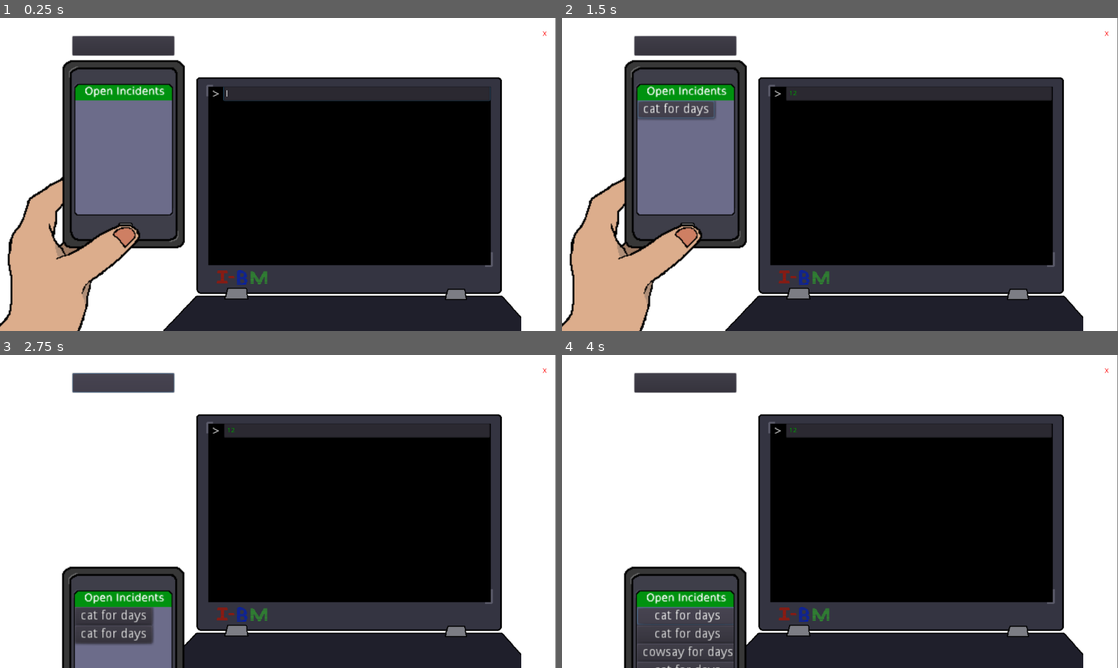
Above: before the commit, frames 1-4 (two rows, left to right).
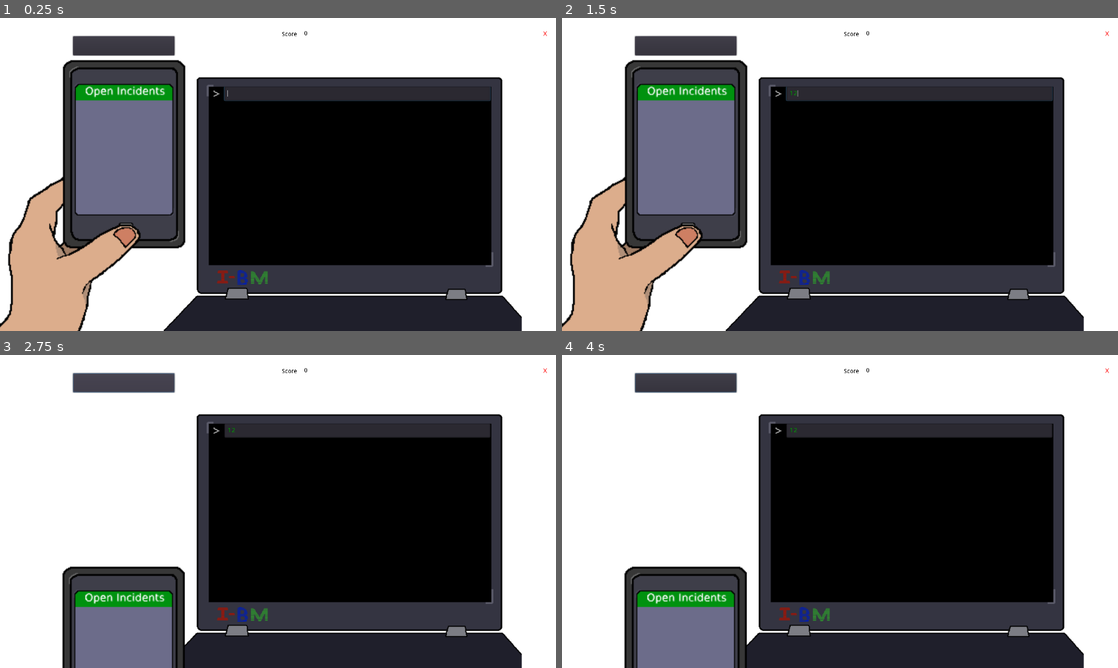
Above: after the commit, the same moments.

Repository: Epitrochoid/ludum-dare-40
Game: Godot game, scene res://Container.tscn
Two runs of this game, one before a commit and one after it. Both use one fixed random seed, a clock stepped at 60 frames per second and the inputs below.
Inputs (mouse positions are in pixels of both pictures, inside the frame that each line leads up to):
- Up to frame 1 (0.25 s): no input
- Up to frame 2 (1.5 s): click (917, 93) at 0.52 s; type "12" at 0.6 s; click (678, 108) at 1.25 s, where only the run before the commit has a clickable "cat for days"
- Up to frame 3 (2.75 s): click (122, 383) at 2 s
- Up to frame 4 (4 s): click (673, 614) at 2.75 s, where only the run before the commit has a clickable "cat for days"; click (689, 614) at 3.5 s, where only the run before the commit has a clickable "cat for days"

The runs differ from the first frame. In frame 1, 2.4% of the frame differs, in the area x 0-100%, y 0-100%; in frame 2, 3.3%; in frame 3, 2.9%; in frame 4, 4.6%, in the area x 11-100%, y 0-100%.

Commit message:
Game done

Diff:
--- a/Container.tscn
+++ b/Container.tscn
@@ -25,8 +25,7 @@
 anchor_top = 0.0
 anchor_right = 0.0
 anchor_bottom = 0.0
-margin_left = -1.0
-margin_right = 1279.0
+margin_right = 1280.0
 margin_bottom = 720.0
 rect_pivot_offset = Vector2( 0, 0 )
 rect_clip_content = false
@@ -111,6 +110,7 @@
 
 [node name="Phone" type="Sprite" parent="ColorRect"]
 
+editor/display_folded = true
 position = Vector2( 145, 410 )
 scale = Vector2( 2.1, 2.1 )
 z = 2
@@ -213,6 +213,47 @@
 flat = true
 script = ExtResource( 6 )
 
+[node name="ScoreCount" type="Label" parent="ColorRect"]
+
+anchor_left = 0.0
+anchor_top = 0.0
+anchor_right = 0.0
+anchor_bottom = 0.0
+margin_left = 700.0
+margin_top = 29.0
+margin_right = 740.0
+margin_bottom = 43.0
+rect_pivot_offset = Vector2( 0, 0 )
+rect_clip_content = false
+mouse_filter = 2
+size_flags_horizontal = 1
+size_flags_vertical = 4
+custom_colors/font_color = Color( 0, 0, 0, 1 )
+percent_visible = 1.0
+lines_skipped = 0
+max_lines_visible = -1
+
+[node name="Score" type="Label" parent="ColorRect"]
+
+anchor_left = 0.0
+anchor_top = 0.0
+anchor_right = 0.0
+anchor_bottom = 0.0
+margin_left = 649.0
+margin_top = 31.0
+margin_right = 689.0
+margin_bottom = 45.0
+rect_pivot_offset = Vector2( 0, 0 )
+rect_clip_content = false
+mouse_filter = 2
+size_flags_horizontal = 1
+size_flags_vertical = 4
+custom_colors/font_color = Color( 0, 0, 0, 1 )
+text = "Score"
+percent_visible = 1.0
+lines_skipped = 0
+max_lines_visible = -1
+
 [node name="AudioStreamPlayer" type="AudioStreamPlayer" parent="."]
 
 stream = ExtResource( 7 )
@@ -220,20 +261,3 @@
 autoplay = true
 mix_target = 0
 bus = "Master"
-
-[node name="Label" type="Label" parent="."]
-
-anchor_left = 0.0
-anchor_top = 0.0
-anchor_right = 0.0
-anchor_bottom = 0.0
-margin_right = 40.0
-margin_bottom = 14.0
-rect_pivot_offset = Vector2( 0, 0 )
-rect_clip_content = false
-mouse_filter = 2
-size_flags_horizontal = 1
-size_flags_vertical = 4
-percent_visible = 1.0
-lines_skipped = 0
-max_lines_visible = -1
--- a/LineInput.gd
+++ b/LineInput.gd
@@ -1,21 +1,20 @@
 extends LineEdit
 
 var scrollable_terminal = null
-var vbox_container = null
+onready var vbox_container = self.get_parent().get_parent()
+onready var game_actions = preload("res://actions/game.gd").new()
 onready var store = get_node("/root/main").get_store()
 
-var current_task
+func _ready():
+  self.grab_focus()
+  self.connect("text_entered", self, "_on_enter_pressed")
 
-func _ready():
-	self.grab_focus()
-	self.connect("text_entered", self, "_on_enter_pressed")
+  scrollable_terminal = vbox_container.get_parent()
+  scrollable_terminal.set_v_scroll(1000000)
 
-	vbox_container = self.get_parent().get_parent()
-	scrollable_terminal = vbox_container.get_parent()
-	scrollable_terminal.set_v_scroll(1000000)
-
-func _on_enter_pressed(someText):
-	var new_terminal_line = load("res://TerminalLine.tscn").instance()
-	vbox_container.add_child(new_terminal_line)
-	yield(get_tree(), 'idle_frame')
-	scrollable_terminal.set_v_scroll(1000000)
+func _on_enter_pressed(some_text):
+  var new_terminal_line = load("res://TerminalLine.tscn").instance()
+  vbox_container.add_child(new_terminal_line)
+  yield(get_tree(), 'idle_frame')
+  scrollable_terminal.set_v_scroll(1000000)
+  store.dispatch(game_actions.submit_step(some_text))
--- a/Tasks.gd
+++ b/Tasks.gd
@@ -7,6 +7,8 @@
 onready var game_actions = preload("res://actions/game.gd").new()
 onready var dict_util = preload("res://util/dict_util.gd").new()
 onready var task_id = 0
+
+onready var addTaskTimer = Timer.new()
 
 var task_pool = [
   {
@@ -32,8 +34,7 @@
 func _ready():
 	# Called every time the node is added to the scene.
 	# Initialization here
-    var addTaskTimer = Timer.new()
-    addTaskTimer.set_wait_time(1)
+    addTaskTimer.set_wait_time(5)
     addTaskTimer.connect("timeout", self, "_on_add_task_timeout")
     addTaskTimer.set_one_shot(false)
     add_child(addTaskTimer)
@@ -47,6 +48,8 @@
 func _on_add_task_timeout():
   var task_pos = randi() % 2
   var task = dict_util.shallow_copy(task_pool[task_pos])
-  task.id = task_id + 1
+  task.steps = [] + task.steps
+  task_id = task_id + 1
+  task.id = task_id
 
   store.dispatch(game_actions.add_task(task))
--- a/VBoxContainer.gd
+++ b/VBoxContainer.gd
@@ -1,5 +1,27 @@
 extends VBoxContainer
 
+onready var store = get_node("/root/main").get_store()
+
+var current_task = { "id": -10000 }
+
+func create_label (input_text):
+  var label = Label.new()
+  label.set_text(input_text)
+  return label
+
+func on_state_change (state):
+  var task = state.game_state.current_task
+  if (task && current_task != task):
+    current_task = task
+    var label = create_label(task.name)
+    add_child(label)
+    current_task.label = label
+    current_task.container = self
+    for step in task.steps:
+      var step_label = create_label(step.description)
+      add_child(step_label)
+
 func _ready():
-	var new_terminal_line = load("res://TerminalLine.tscn").instance()
-	self.add_child(new_terminal_line)
+  store.subscribe(self, "on_state_change")
+  var new_terminal_line = load("res://TerminalLine.tscn").instance()
+  self.add_child(new_terminal_line)
--- a/action_types/game.gd
+++ b/action_types/game.gd
@@ -1,2 +1,3 @@
 var ADD_TASK = "ADD_TASK"
 var SET_CURRENT_TASK = "SET_CURRENT_TASK"
+var SUBMIT_STEP = "SUBMIT_STEP"
--- a/actions/game.gd
+++ b/actions/game.gd
@@ -6,5 +6,8 @@
 func set_current_task (task):
   return { "type": action_types.SET_CURRENT_TASK, "task": task }
 
+func submit_step (step):
+  return { "type": action_types.SUBMIT_STEP, "step": step }
+
 func _init ():
   action_types = preload("res://action_types/game.gd").new()
--- a/effects/task.gd
+++ b/effects/task.gd
@@ -1,6 +1,8 @@
 extends Node
 
 var game_actions
+var tasks_component
+var score_component
 
 func create_button (text):
   var button = Button.new()
@@ -11,12 +13,33 @@
   store.dispatch(game_actions.set_current_task(task))
 
 func add_task(store, task):
-  var vbox = get_node("/root/Main/ColorRect/Phone/ScrollContainer/VBoxContainer")
+  var queue_size = store.get_state().game_state.tasks.size()
 
-  var name_button = create_button(task.name)
+  if queue_size > 15:
+    get_tree().quit()
+  else:
+    var vbox = get_node("/root/Main/ColorRect/Phone/ScrollContainer/VBoxContainer")
 
-  vbox.add_child(name_button)
-  name_button.connect("pressed", self, "on_click", [ store, task ])
+    var name_button = create_button(task.name)
 
-func _init ():
+    task.button = name_button
+
+    vbox.add_child(name_button)
+    name_button.connect("pressed", self, "on_click", [ store, task ])
+
+
+func decrease_wait_time (store, task):
+  var timer = tasks_component.addTaskTimer
+  var wait_time = timer.get_wait_time()
+  timer.set_wait_time(wait_time - 1)
+  tasks_component.remove_child(task.button)
+  task.button.queue_free()
+  score_component.set_text(str(store.get_state().game_state.score))
+
+
+func _ready ():
   game_actions = preload("res://actions/game.gd").new()
+  tasks_component = get_node("/root/Main/ColorRect/Phone/ScrollContainer/VBoxContainer/Container")
+  score_component = get_node("/root/Main/ColorRect/ScoreCount")
+
+  score_component.set_text(str(0))
--- a/middleware/game.gd
+++ b/middleware/game.gd
@@ -4,12 +4,16 @@
 var task_effects
 
 func middleware (store, action):
-  print("middleware func called")
+  var state = store.get_state().game_state
   match action.type:
     action_types.ADD_TASK:
       task_effects.add_task(store, action.task)
     action_types.SET_CURRENT_TASK:
       pass
+    action_types.SUBMIT_STEP:
+      var current_task = state.current_task
+      if current_task.steps.size() == 0:
+        task_effects.decrease_wait_time(store, current_task)
 
 func _init ():
   action_types = preload("res://action_types/game.gd").new()
--- a/reducers/game_state.gd
+++ b/reducers/game_state.gd
@@ -2,6 +2,7 @@
 var dict_util
 
 var initial_state = {
+  "score": 0,
   "tasks": [],
   "current_task": null
 }
@@ -19,6 +20,17 @@
       new_state = dict_util.shallow_copy(state)
       new_state.current_task = action.task
       return new_state
+    action_types.SUBMIT_STEP:
+      new_state = dict_util.shallow_copy(state)
+      var current_task = new_state.current_task
+      if (current_task):
+        var steps = current_task.steps
+        if steps[0].condition == action.step:
+          steps.pop_front()
+        if steps.size() == 0:
+          print("~~~~~~~~~~~~~~~~~~~~~~~~~~~~~~~!!!!!!!!success")
+          new_state.score = new_state.score + 1
+      return new_state
 
   return state
 
